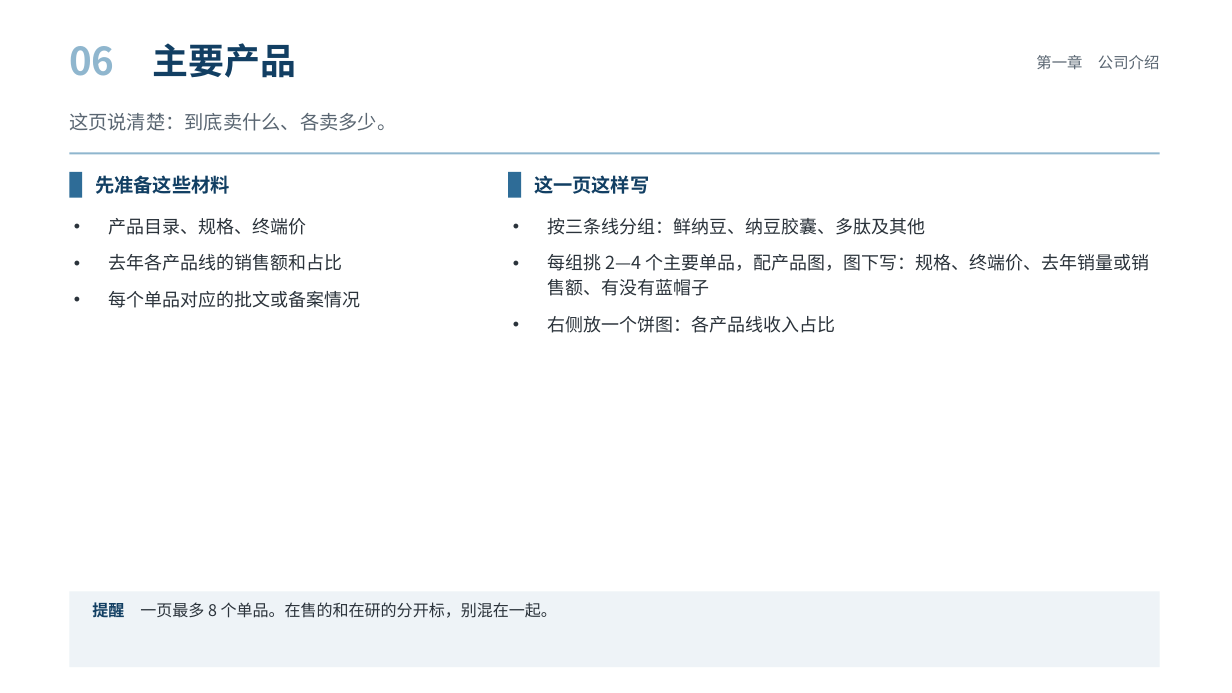
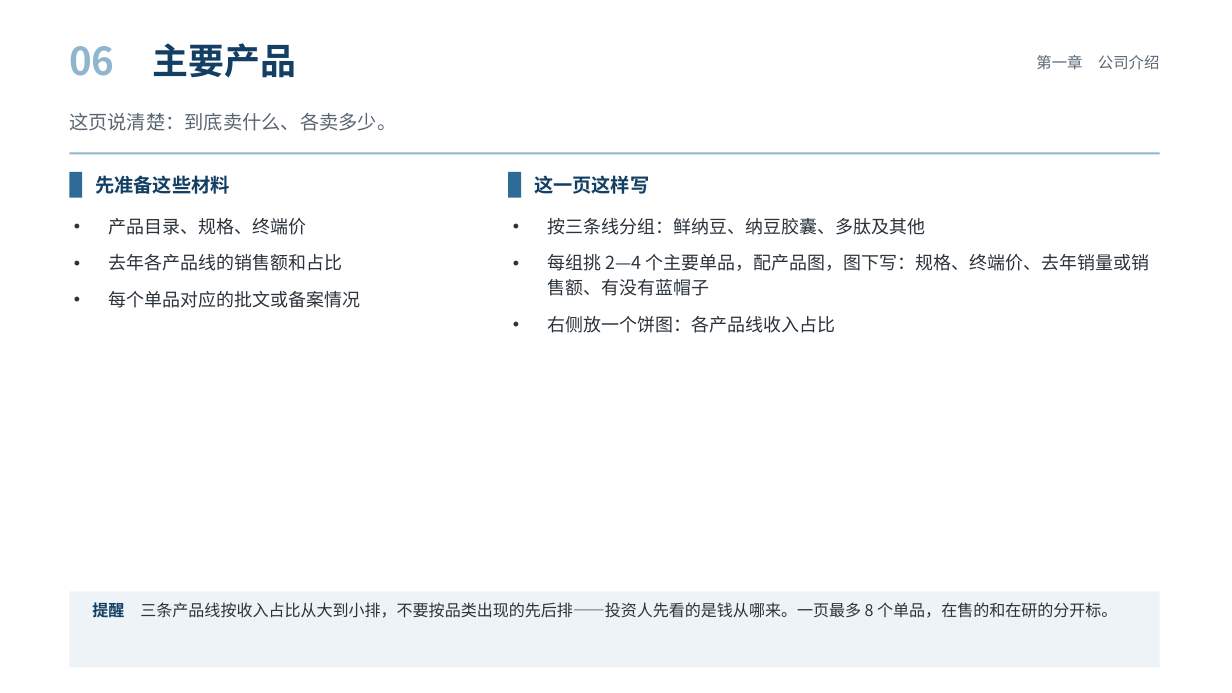
Before and after one commit to xid013-ux/JXD, a slide deck: slide 10 of output/BP框架/燕京中发融资BP框架（教学版）.pptx. Drawn at 1232x693 pixels with LibreOffice and Linux fonts; fonts in the diff are those of the drawing. Boxes give left, top, right and bottom in pixels: in the first picture for what was removed or moved away, otherwise in the second. Text is boxed around its words. In the diff, an @@ line names an element or a change of style, - is before the commit and + after.

```diff
--- a/output/BP框架/燕京中发融资BP框架（教学版）.pptx
+++ b/output/BP框架/燕京中发融资BP框架（教学版）.pptx
@@ text at [92, 600, 1117, 621]: text changed @@
-提醒 一页最多 8 个单品。在售的和在研的分开标，别混在一起。
+提醒 三条产品线按收入占比从大到小排，不要按品类出现的先后排——投资人先看的是钱从哪来。一页最多 8 个单品，在售的和在研的分开标。
```
Also in this commit, not shown: 3 other files.
